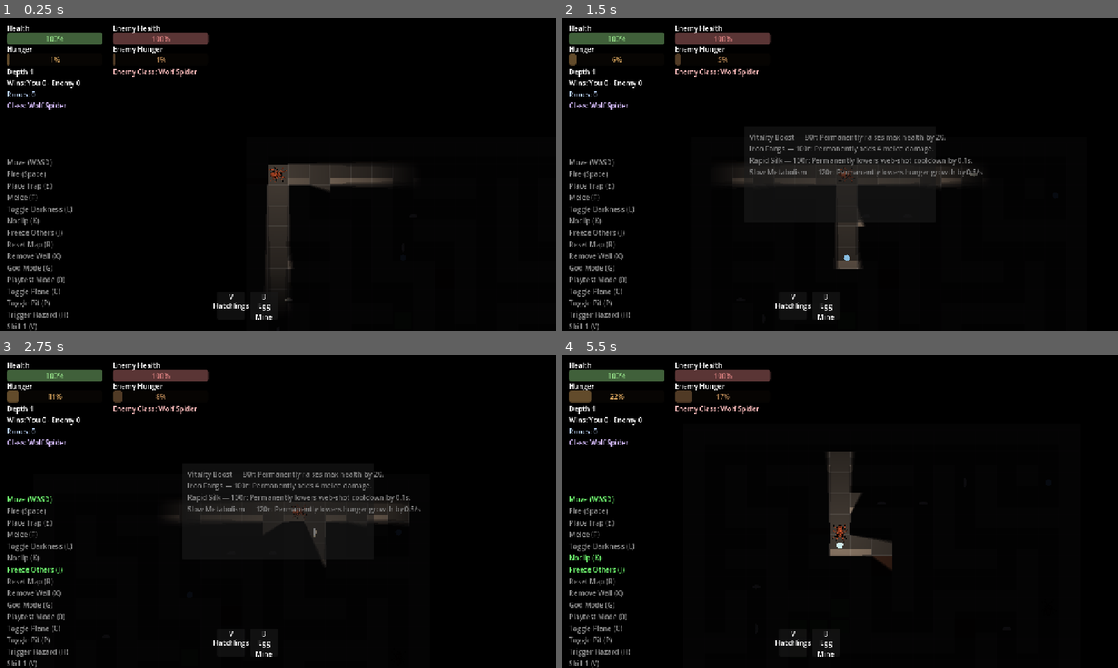
Above: before the commit, frames 1-4 (two rows, left to right).
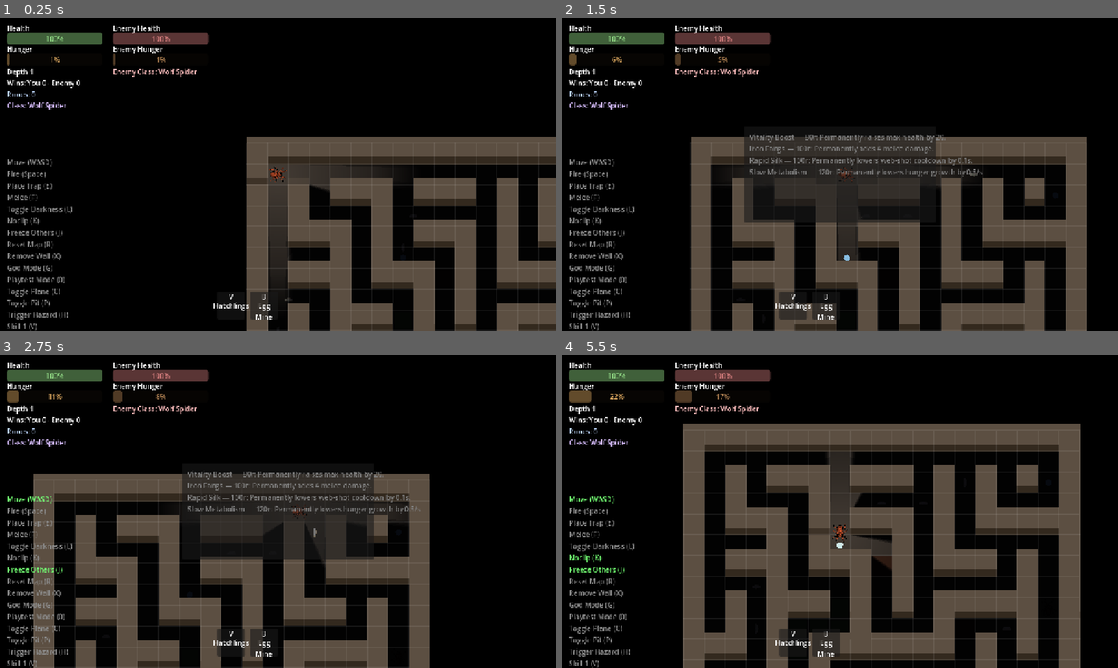
Above: after the commit, the same moments.

Repository: ehix/burrow
Game: Godot game, scene res://world/world.tscn
Two runs of this game, one before a commit and one after it. Both use one fixed random seed, a clock stepped at 60 frames per second and the inputs below.
Inputs (mouse positions are in pixels of both pictures, inside the frame that each line leads up to):
- Up to frame 1 (0.25 s): no input
- Up to frame 2 (1.5 s): tap Enter at 0.5 s; move the mouse to (962, 158) at 0.52 s; hold D (move_right) 0.53-1.25 s; tap 2 (buy_upgrade_2) at 0.6 s; click (962, 158) at 0.67 s; tap 5 (toggle_shop) at 0.77 s; drag from (728, 190) to (878, 259) at 1.27 s
- Up to frame 3 (2.75 s): move the mouse to (333, 442) at 2.02 s; hold D (move_right) from 2.03 s (still down); hold J (dev_freeze) from 2.03 s (still down)
- Up to frame 4 (5.5 s): release D (move_right) at 2.75 s; release J (dev_freeze) at 2.75 s; drag from (812, 574) to (862, 511) at 2.77 s; move the mouse to (1006, 558) at 3.52 s; hold A (move_left) 3.53-4.25 s; hold K (dev_noclip) 3.53-4.25 s; tap 5 (toggle_shop) at 3.77 s; drag from (673, 464) to (817, 511) at 4.27 s; move the mouse to (867, 511) at 5.02 s; hold S (move_down) from 5.03 s (still down); hold X (dev_remove_wall) from 5.03 s (still down); click (867, 511) at 5.17 s

The runs differ from the first frame. In frame 1, 21% of the frame differs, in the area x 44-100%, y 38-100%; in frame 2, 24%; in frame 3, 25%; in frame 4, 34%, in the area x 21-94%, y 22-100%.

Commit message:
MazeRenderer/WallOverdrawMask: make walls unshaded so the fade window isn't relit by the player's torch
Playtest finding, confirmed by an A/B screenshot probe: even with the
fade window's alpha now genuinely uniform across all 3 tiles at draw time
(previous commit), the on-screen result still varied and flickered. Root
cause is a separate rendering pass entirely -- the player's VisionLight
(PointLight2D, real radial falloff + real shadow-casting off each wall's
LightOccluder2D) relights every wall pixel after MazeRenderer/
WallOverdrawMask have already painted it, based on live distance-from-
player and shadow occlusion. Sampling the exact same 3 fade-window tiles
with GameState.darkness_enabled toggled showed byte-identical color with
the light off (5c4f42 x3) vs wildly different with it on (837060 centre,
040405 at both sides) -- isolating the light as the sole cause.

This was always true of every solid wall on the map, just invisible at
full opacity; the translucent fade band exposed it because most of what
shows through it is the (differently-lit) floor beneath.

Fix: both nodes now assign a CanvasItemMaterial with
light_mode = LIGHT_MODE_UNSHADED in _ready(), so every wall pixel always
renders at its own literal authored color regardless of the VisionLight's
position or shadows. Floor (GroundLayer/FloorRenderer) and entities are
untouched and keep responding to the torch normally -- confirmed via the
same probe, unaffected by this change. Re-ran the darkness-toggle probe
with the fix in place: light on now matches light off exactly (5c4f42 x3
either way).

Co-Authored-By: Claude Sonnet 5 <noreply@anthropic.com>
Claude-Session: https://claude.ai/code/session_01PDMa91nSwt3GF5ptiRXdm6

Diff:
--- a/world/maze/maze_renderer.gd
+++ b/world/maze/maze_renderer.gd
@@ -62,6 +62,20 @@
 
 func _ready() -> void:
 	set_process(not Engine.is_editor_hint())
+	# Walls always render at their own literal authored color, never relit by
+	# the player's VisionLight (playtest finding: the light's real radial
+	# falloff + real shadow-casting off each wall's LightOccluder2D was
+	# recompositing every wall pixel -- including the overdraw fade band --
+	# after this class had already drawn it, so two tiles painted with the
+	# exact same alpha could still read as very different brightnesses, and
+	# flickered as the light moved continuously while the fade window only
+	# updates in whole-tile steps. This was always true of every solid wall
+	# on the map, just invisible at full opacity; the translucent fade band
+	# made it obvious because most of what shows through it is the
+	# (differently-lit) floor beneath. WallOverdrawMask gets the identical
+	# treatment for the same reason -- see its own _ready().)
+	material = CanvasItemMaterial.new()
+	material.light_mode = CanvasItemMaterial.LIGHT_MODE_UNSHADED
 
 
 func _process(_delta: float) -> void:
--- a/world/maze/wall_overdraw_mask.gd
+++ b/world/maze/wall_overdraw_mask.gd
@@ -36,6 +36,16 @@
 
 var _level: Level
 var _renderer: MazeRenderer
+
+
+func _ready() -> void:
+	# Never relit by the player's VisionLight -- must always paint the exact
+	# same literal color MazeRenderer's own wall draw would show at that
+	# tile, or the two would visibly disagree at the fade edge. See
+	# MazeRenderer._ready()'s own doc comment for the full playtest finding
+	# this fixes.
+	material = CanvasItemMaterial.new()
+	material.light_mode = CanvasItemMaterial.LIGHT_MODE_UNSHADED
 
 
 func setup(level: Level, renderer: MazeRenderer) -> void:
